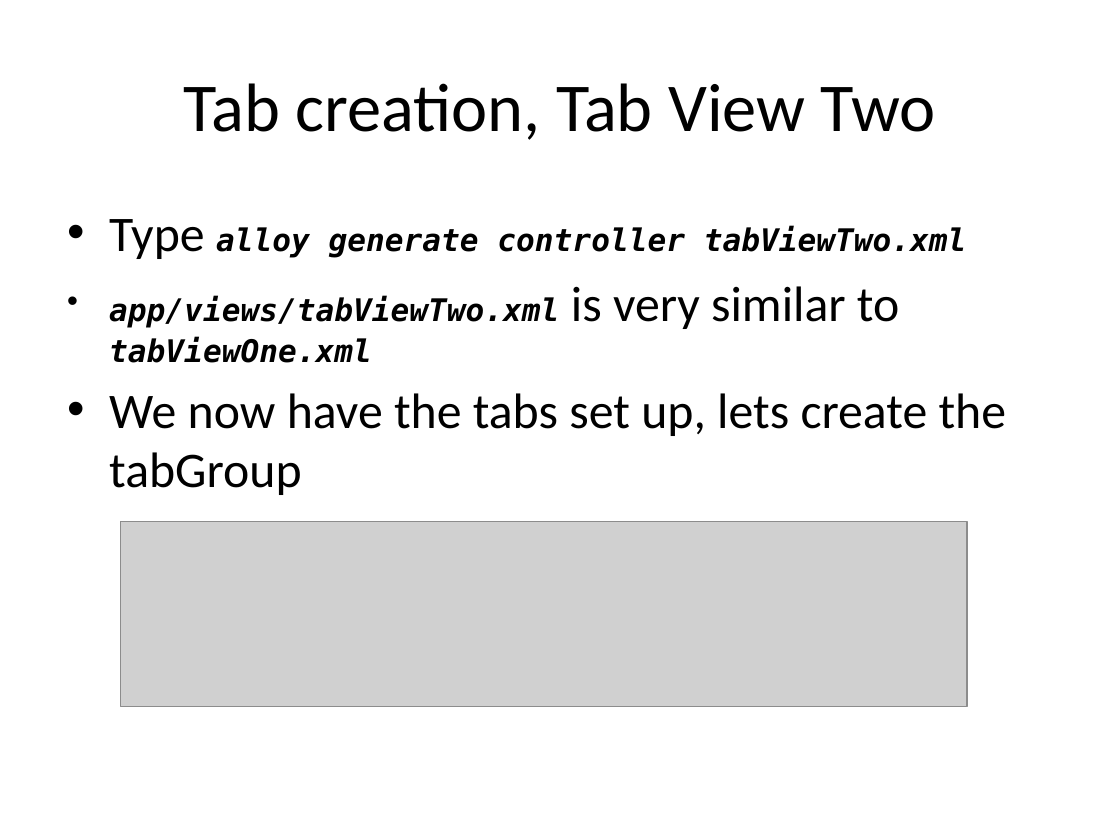
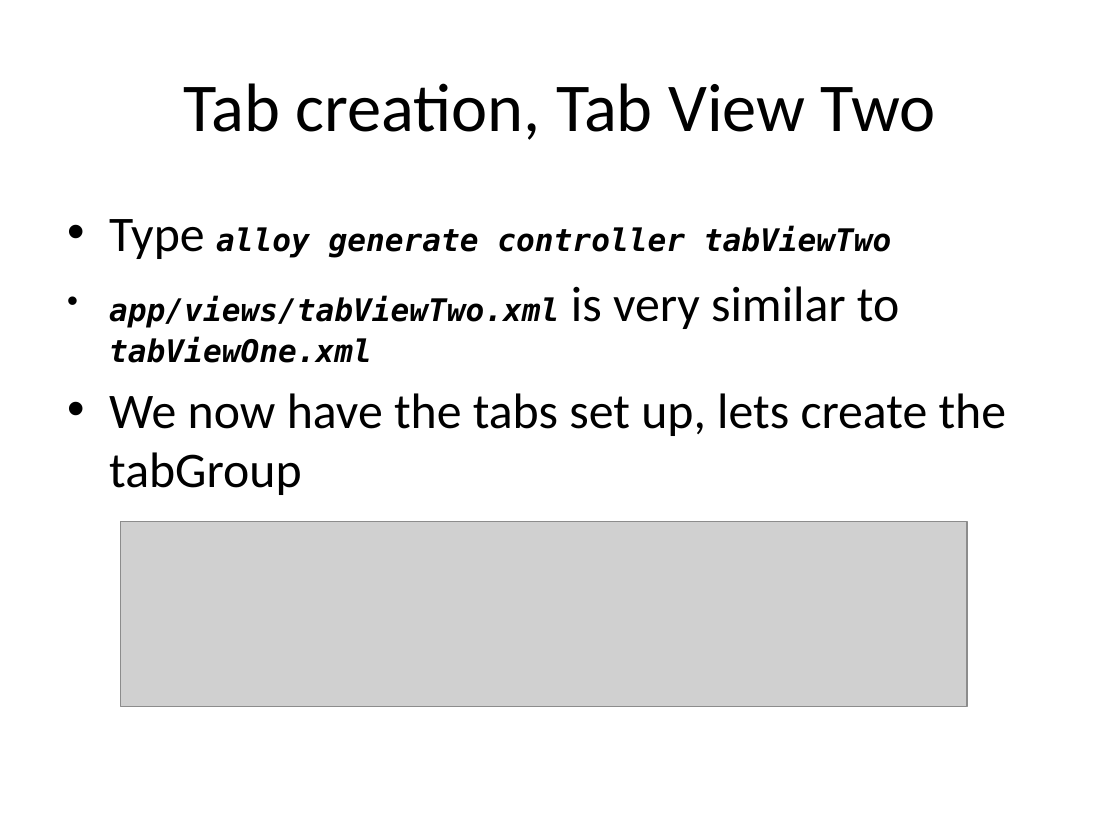
Before and after one commit to aaronksaunders/SimpleAlloyPresentationApp, a slide deck: slide 8 of AlloySimpleApp.pptx. Drawn at 1120x840 pixels with LibreOffice and Linux fonts; fonts in the diff are those of the drawing; grey boxes stand for pictures. Boxes give left, top, right and bottom in pixels: in the first picture for what was removed or moved away, otherwise in the second. Text is boxed around its words. In the diff, an @@ line names an element or a change of style, - is before the commit and + after.

```diff
--- a/AlloySimpleApp.pptx
+++ b/AlloySimpleApp.pptx
@@ text at (x1=109, y1=219, x2=892, y2=259): text changed @@
-• Type alloy generate controller tabViewTwo.xml
+• Type alloy generate controller tabViewTwo
```
Also in this commit, not shown: 5 other slides changed, 1 other file.
